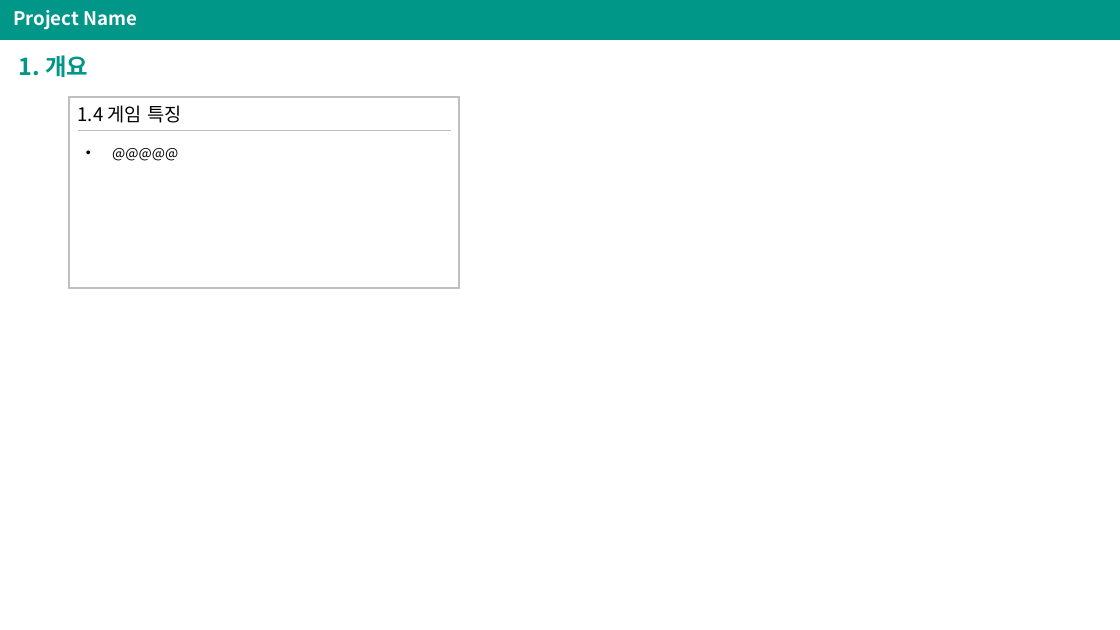
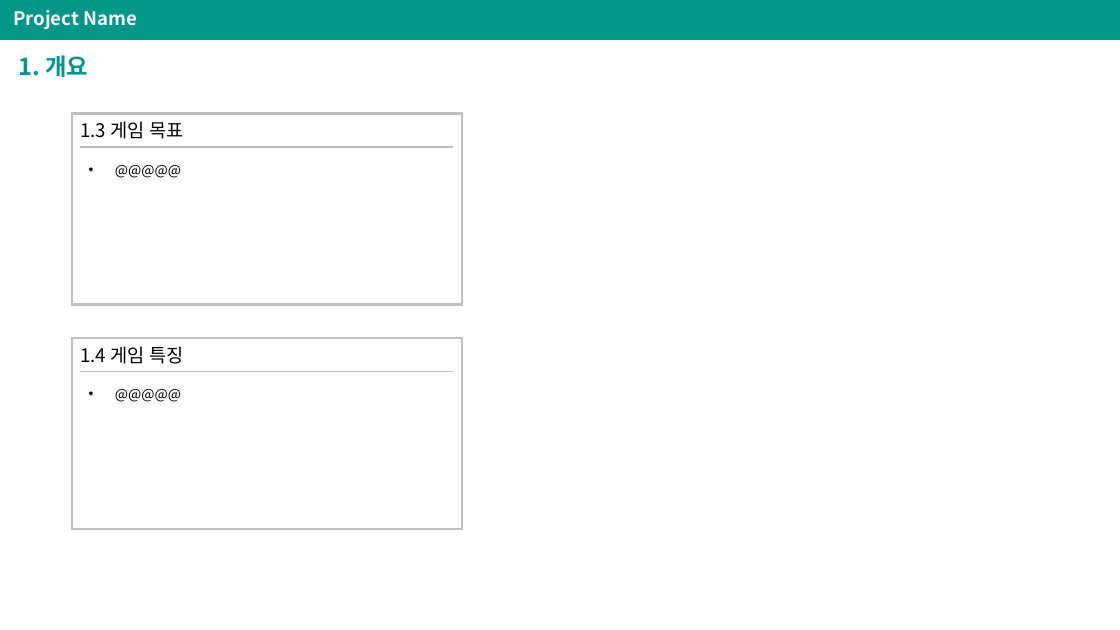
Before and after one commit to PriuS2/TIL, a slide deck: slide 4 of 2020/Project_/[ProjectName]_SystemDesign.pptx (slide 5 before the commit). Drawn at 1120x630 pixels with LibreOffice and Linux fonts; fonts in the diff are those of the drawing. Boxes give left, top, right and bottom in pixels: in the first picture for what was removed or moved away, otherwise in the second. Text is boxed around its words. In the diff, an @@ line names an element or a change of style, - is before the commit and + after.

```diff
--- a/2020/Project_/[ProjectName]_SystemDesign.pptx
+++ b/2020/Project_/[ProjectName]_SystemDesign.pptx
@@ group added at bbox=[72, 113, 462, 304]: 2 texts, 1 line, 1 rectangle @@
+1.3 게임 목표
+• @@@@@
@@ 2 texts, 1 rectangle, 1 line: place and size @@
-2 texts, 1 rectangle, 1 line at bbox=[69, 97, 459, 287]
+2 texts, 1 rectangle, 1 line at bbox=[72, 339, 462, 529]
```
Also in this commit, not shown: 16 other slides changed, 17 slides added, 7 slides removed, 2 other files.
